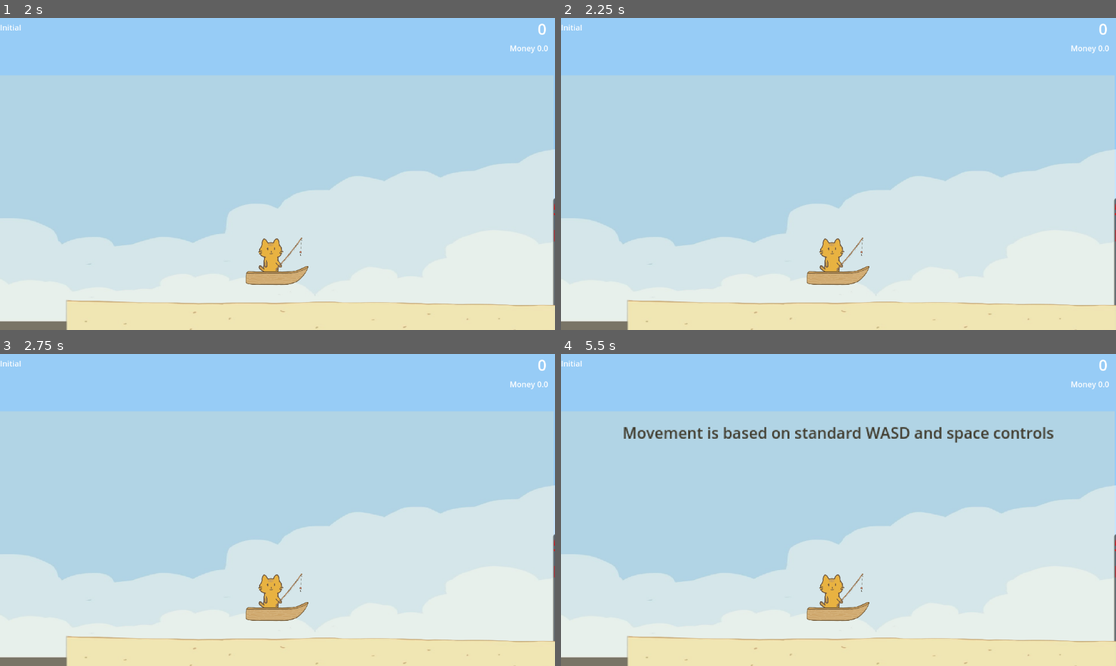
Above: before the commit, frames 1-4 (two rows, left to right).
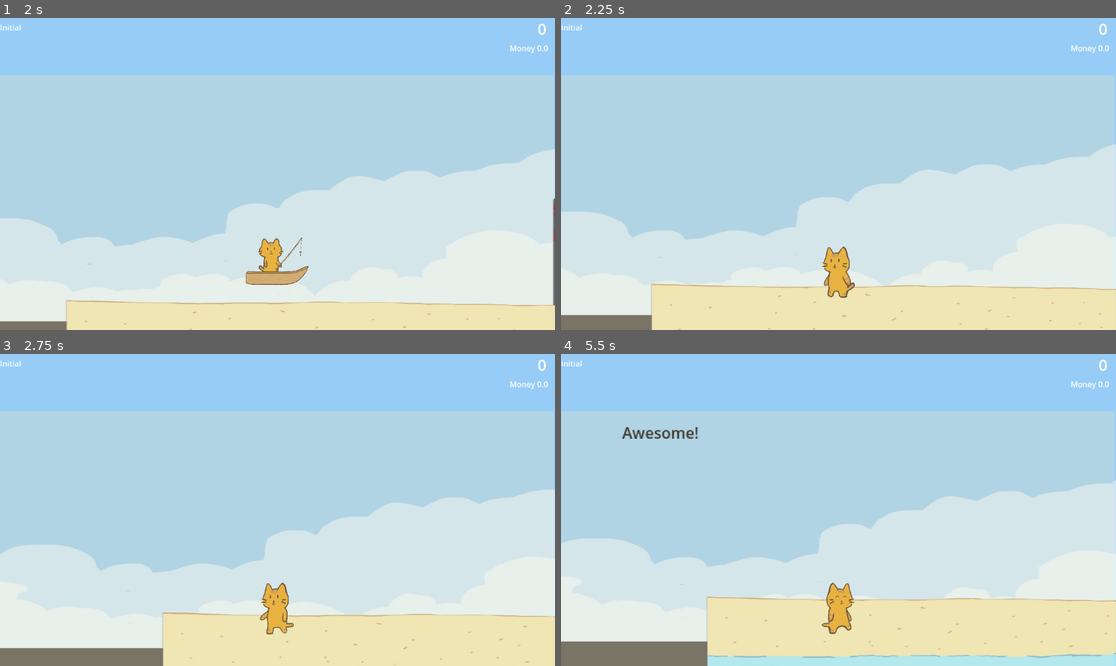
Above: after the commit, the same moments.

Repository: 3yaa/catfishing
Game: Godot game, scene res://scenes/game.tscn
Two runs of this game, one before a commit and one after it. Both use one fixed random seed, a clock stepped at 60 frames per second and the inputs below.
Inputs:
- Up to frame 1 (2 s): tap Enter (ui_accept) at 0.5, 0.77, 1.25, 1.52 s; hold Right (ui_right) from 0.53 s (still down); tap F (fishing) at 0.6 s; tap E (interact) at 1.35 s
- Up to frame 2 (2.25 s): tap Enter (ui_accept) at 2 s; release Right (ui_right) at 2.03 s; hold Left (ui_left) from 2.03 s (still down); tap Space at 2.1 s
- Up to frame 3 (2.75 s): keep holding Left (ui_left)
- Up to frame 4 (5.5 s): release Left (ui_left) at 2.78 s; hold Right (ui_right) 2.78-4.28 s; tap F (fishing) at 2.85, 5.1 s; tap Enter (ui_accept) at 3.02, 3.77, 4.52 s; tap E (interact) at 3.5, 3.6, 4.25 s; hold Left (ui_left) 4.28-5.03 s; tap Space at 4.35 s; tap D at 5 s; hold Right (ui_right) from 5.03 s (still down)

Frame 1 is identical in both runs. In frame 2, 8.1% of the frame differs, in the area x 0-100%, y 40-100%; in frame 3, 11%; in frame 4, 20%, in the area x 0-100%, y 23-100%.

Commit message:
tutorial

Diff:
--- a/scripts/tutorial_manager.gd
+++ b/scripts/tutorial_manager.gd
@@ -52,7 +52,9 @@
 
 func _on_tutorial_start():
 	print("Tutorial started")
-	await get_tree().create_timer(2.0).timeout
+	# allow for gravity for 2~ seconds
+	game.allow_input = true
+	await get_tree().create_timer(1.0).timeout
 	temporary_binding = true
 	# Start tutorial:
 	_movement_guide()
@@ -179,9 +181,11 @@
 func _skills_guide():
 	print("skill start")
 	$Label.text = "You saved me earlier, I can upgrade your skills!"
+	await self.e_pressed
+	$Label.text = "There are three stats: PLACEHOLDER"
+	await self.e_pressed
+	$Label.text = "Try upgrading a skill!"
 	await upgrade.shop_open
-	$Label.text = "There are three stats: PLACEHOLDER"
-	await self.e_pressed
 	$Label.text = "Choose an upgrade, then press X to exit"
 	await upgrade.shop_close
 	_on_tutorial_end()
@@ -191,5 +195,7 @@
 	await self.e_pressed
 	$Label.visible = false
 	temporary_binding = false
+	clock.cycle_changed.emit(clock.is_day)
+	clock.is_day = true
 	tutorial_ongoing = false
 	emit_signal("tutorial_end")
